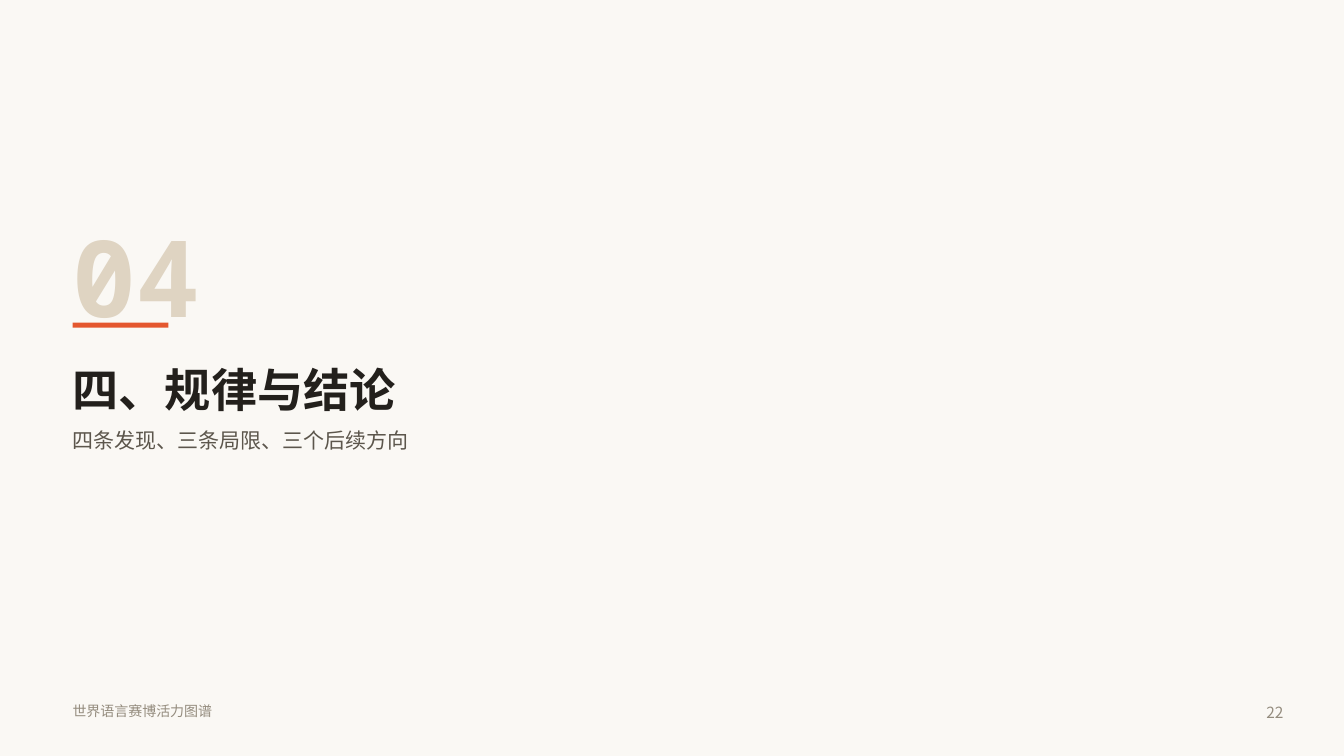
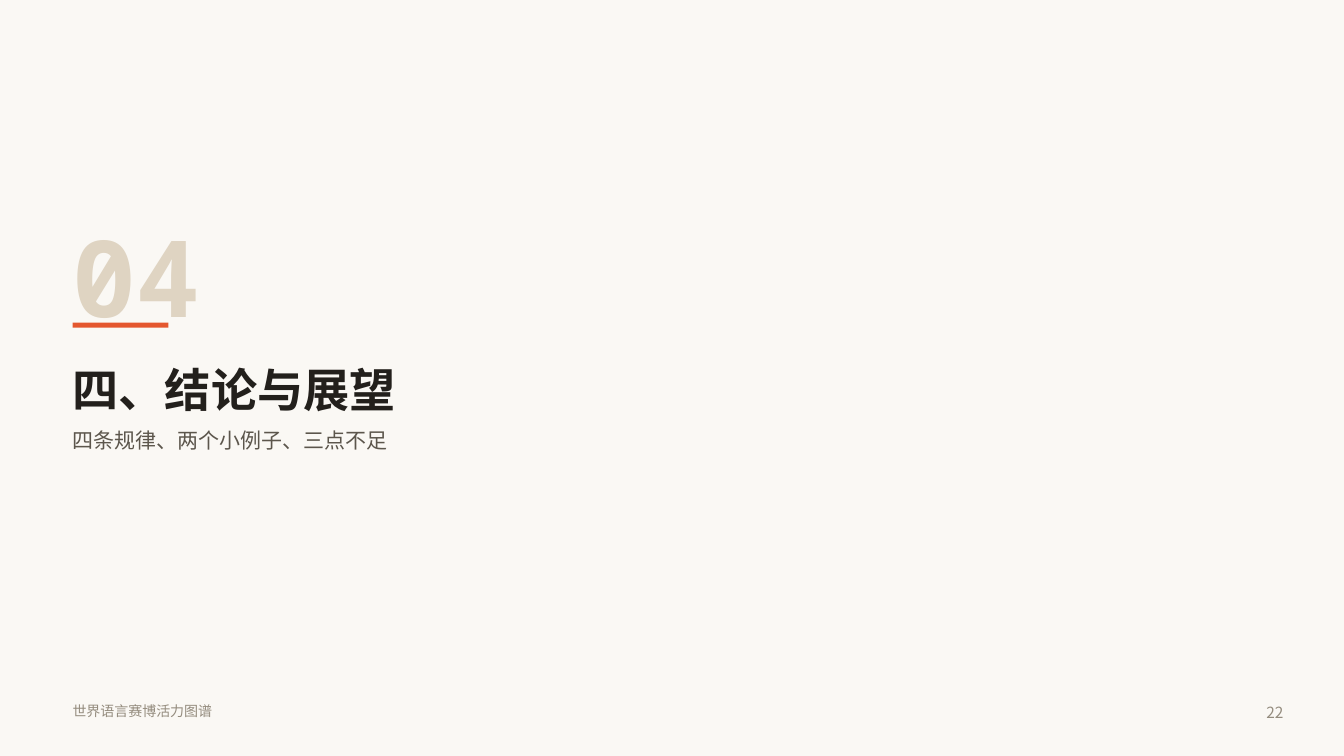
Before and after one commit to quvro/world-language-vitality-map, a slide deck: slide 22 of paper/世界语言赛博活力图谱_答辩PPT.pptx. Drawn at 1344x756 pixels with LibreOffice and Linux fonts; fonts in the diff are those of the drawing. Boxes give left, top, right and bottom in pixels: in the first picture for what was removed or moved away, otherwise in the second. Text is boxed around its words. In the diff, an @@ line names an element or a change of style, - is before the commit and + after.

Commit message:
﻿refactor(ppt): 第四部分重写为「结论与展望」
按用户要求拆成三块，共 4 个内容页：

23 四条规律
   10.0% 数字在场率 / 8 对 8 同向显著 / 15 个语系全是多数无维基 / 但不是单向漏斗
24 两个小例子
   例一 康沃尔语：最后一位母语者 1777 年去世，月阅读量 10.3 万 → 215 万（21 倍）
   例二 塞德克语 +10,270%：基线只有个位数，任何小波动都被放大 —— 增长率本身会骗人
   附一个只有作者知道的小细节：WALS 码 deu 在这份数据里是 Deuri 不是德语
25 三点不足与三条下一步
   覆盖面 / 单平台 / 端点敏感（首尾比值）→ 全量 Glottolog / 多平台 / Mann-Kendall 趋势检验
26 参考文献（9 条）

页脚统一改为「四、结论与展望」。总页数 26 → 27。
讲稿同步重导出：3,499 字。

```diff
--- a/paper/世界语言赛博活力图谱_答辩PPT.pptx
+++ b/paper/世界语言赛博活力图谱_答辩PPT.pptx
@@ text at [73, 367, 396, 412]: text changed @@
-四、规律与结论
+四、结论与展望
@@ text at [73, 430, 388, 450]: text changed @@
-四条发现、三条局限、三个后续方向
+四条规律、两个小例子、三点不足
```
Also in this commit, not shown: 4 slides added, 3 slides removed, 4 other files.
